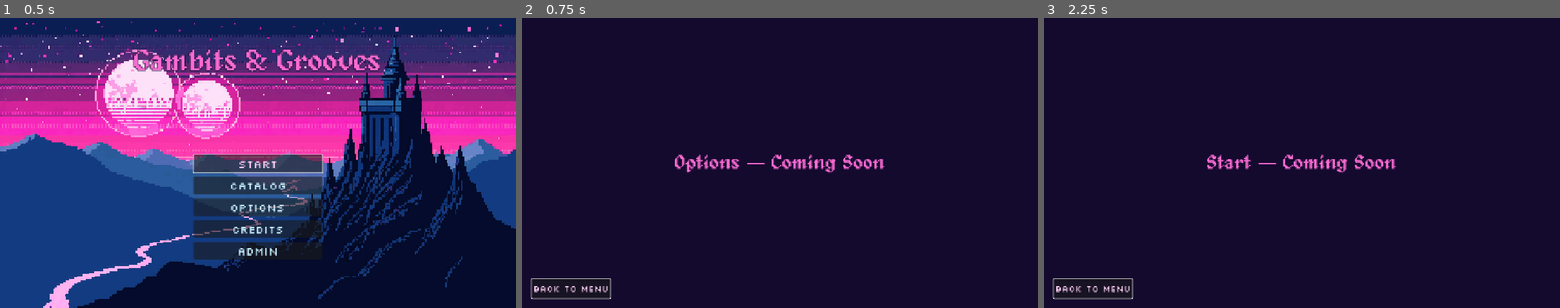
Above: before the commit, frames 1-3 (left to right).
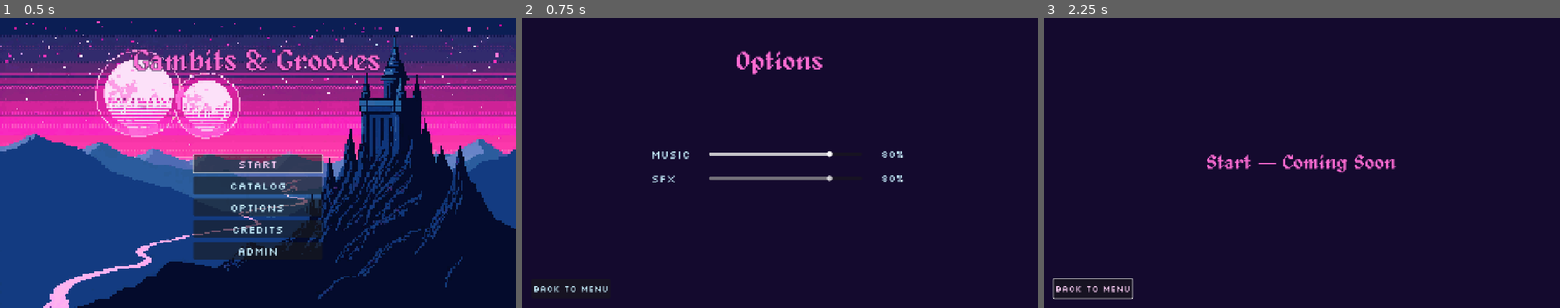
Above: after the commit, the same moments.

Repository: Kyle01/harmonic_gambit
Game: Godot game, scene res://scenes/ui/main_menu.tscn
Two runs of this game, one before a commit and one after it. Both use one fixed random seed, a clock stepped at 60 frames per second and the inputs below.
Inputs:
- Up to frame 1 (0.5 s): no input
- Up to frame 2 (0.75 s): click "Options" at 0.5 s
- Up to frame 3 (2.25 s): click "Back to Menu" at 1.25 s; click "Start" at 2 s

Frame 1 is identical in both runs. In frame 2, 2.6% of the frame differs, in the area x 1-74%, y 11-98%; in frame 3, nothing differs.

Commit message:
feat: options menu with music + sfx volume sliders
Replace options_placeholder with a real options screen. Two HSliders wired
to AudioSettings.set_music_volume / set_sfx_volume; percentage readouts
update live. Sliders load current values on _ready from AudioSettings, so
the UI reflects the persisted state after a restart. Back button + ui_cancel
return to the main menu (same pattern as placeholder_page.gd).

Co-Authored-By: Claude Opus 4.7 <noreply@anthropic.com>

Diff:
--- a/scenes/ui/main_menu.gd
+++ b/scenes/ui/main_menu.gd
@@ -11,7 +11,7 @@
 func _ready() -> void:
 	start_button.pressed.connect(_go.bind("res://scenes/ui/start_placeholder.tscn"))
 	catalog_button.pressed.connect(_go.bind("res://scenes/ui/catalog_placeholder.tscn"))
-	options_button.pressed.connect(_go.bind("res://scenes/ui/options_placeholder.tscn"))
+	options_button.pressed.connect(_go.bind("res://scenes/ui/options_menu.tscn"))
 	credits_button.pressed.connect(_go.bind("res://scenes/ui/credits_placeholder.tscn"))
 	admin_button.pressed.connect(_go.bind("res://scenes/ui/admin_placeholder.tscn"))
 	start_button.grab_focus()
--- /dev/null
+++ b/scenes/ui/options_menu.gd
@@ -0,0 +1,46 @@
+class_name OptionsMenu
+extends Control
+
+## Options screen. Music + SFX volume sliders backed by AudioSettings.
+## Changes apply live; AudioSettings persists each change to
+## user://settings.tres.
+
+@onready var music_slider: HSlider = $Rows/MusicRow/Slider
+@onready var music_readout: Label = $Rows/MusicRow/Readout
+@onready var sfx_slider: HSlider = $Rows/SFXRow/Slider
+@onready var sfx_readout: Label = $Rows/SFXRow/Readout
+@onready var back_button: Button = $BackButton
+
+
+func _ready() -> void:
+	music_slider.value = AudioSettings.get_music_volume()
+	sfx_slider.value = AudioSettings.get_sfx_volume()
+	_update_readout(music_readout, music_slider.value)
+	_update_readout(sfx_readout, sfx_slider.value)
+	music_slider.value_changed.connect(_on_music_changed)
+	sfx_slider.value_changed.connect(_on_sfx_changed)
+	back_button.pressed.connect(_back)
+	music_slider.grab_focus()
+
+
+func _unhandled_input(event: InputEvent) -> void:
+	if event.is_action_pressed("ui_cancel"):
+		_back()
+
+
+func _on_music_changed(value: float) -> void:
+	AudioSettings.set_music_volume(value)
+	_update_readout(music_readout, value)
+
+
+func _on_sfx_changed(value: float) -> void:
+	AudioSettings.set_sfx_volume(value)
+	_update_readout(sfx_readout, value)
+
+
+func _update_readout(label: Label, value: float) -> void:
+	label.text = "%d%%" % roundi(value * 100.0)
+
+
+func _back() -> void:
+	get_tree().change_scene_to_file("res://scenes/ui/main_menu.tscn")
--- /dev/null
+++ b/scenes/ui/options_menu.tscn
@@ -0,0 +1,128 @@
+[gd_scene load_steps=4 format=3]
+
+[ext_resource type="Script" path="res://scenes/ui/options_menu.gd" id="1_script"]
+[ext_resource type="FontFile" path="res://assets/fonts/alagard.ttf" id="2_title_font"]
+[ext_resource type="FontFile" path="res://assets/fonts/silkscreen.ttf" id="3_ui_font"]
+
+[node name="OptionsMenu" type="Control"]
+anchors_preset = 15
+anchor_right = 1.0
+anchor_bottom = 1.0
+grow_horizontal = 2
+grow_vertical = 2
+script = ExtResource("1_script")
+
+[node name="Background" type="ColorRect" parent="."]
+anchors_preset = 15
+anchor_right = 1.0
+anchor_bottom = 1.0
+grow_horizontal = 2
+grow_vertical = 2
+color = Color(0.08, 0.04, 0.18, 1)
+mouse_filter = 2
+
+[node name="TitleLabel" type="Label" parent="."]
+anchors_preset = 10
+anchor_right = 1.0
+offset_top = 60.0
+offset_bottom = 160.0
+grow_horizontal = 2
+theme_override_colors/font_color = Color(0.98, 0.42, 0.82, 1)
+theme_override_colors/font_outline_color = Color(0.12, 0.04, 0.22, 1)
+theme_override_constants/outline_size = 6
+theme_override_fonts/font = ExtResource("2_title_font")
+theme_override_font_sizes/font_size = 64
+text = "Options"
+horizontal_alignment = 1
+vertical_alignment = 1
+mouse_filter = 2
+
+[node name="Rows" type="VBoxContainer" parent="."]
+anchors_preset = 8
+anchor_left = 0.5
+anchor_top = 0.5
+anchor_right = 0.5
+anchor_bottom = 0.5
+offset_left = -320.0
+offset_top = -40.0
+offset_right = 320.0
+offset_bottom = 120.0
+grow_horizontal = 2
+grow_vertical = 2
+theme_override_constants/separation = 24
+
+[node name="MusicRow" type="HBoxContainer" parent="Rows"]
+layout_mode = 2
+theme_override_constants/separation = 24
+
+[node name="Label" type="Label" parent="Rows/MusicRow"]
+custom_minimum_size = Vector2(120, 0)
+layout_mode = 2
+theme_override_colors/font_color = Color(0.78, 0.94, 1, 1)
+theme_override_fonts/font = ExtResource("3_ui_font")
+theme_override_font_sizes/font_size = 28
+text = "Music"
+vertical_alignment = 1
+
+[node name="Slider" type="HSlider" parent="Rows/MusicRow"]
+custom_minimum_size = Vector2(380, 36)
+layout_mode = 2
+size_flags_vertical = 4
+max_value = 1.0
+step = 0.01
+
+[node name="Readout" type="Label" parent="Rows/MusicRow"]
+custom_minimum_size = Vector2(80, 0)
+layout_mode = 2
+theme_override_colors/font_color = Color(0.78, 0.94, 1, 1)
+theme_override_fonts/font = ExtResource("3_ui_font")
+theme_override_font_sizes/font_size = 24
+text = "80%"
+horizontal_alignment = 2
+vertical_alignment = 1
+
+[node name="SFXRow" type="HBoxContainer" parent="Rows"]
+layout_mode = 2
+theme_override_constants/separation = 24
+
+[node name="Label" type="Label" parent="Rows/SFXRow"]
+custom_minimum_size = Vector2(120, 0)
+layout_mode = 2
+theme_override_colors/font_color = Color(0.78, 0.94, 1, 1)
+theme_override_fonts/font = ExtResource("3_ui_font")
+theme_override_font_sizes/font_size = 28
+text = "SFX"
+vertical_alignment = 1
+
+[node name="Slider" type="HSlider" parent="Rows/SFXRow"]
+custom_minimum_size = Vector2(380, 36)
+layout_mode = 2
+size_flags_vertical = 4
+max_value = 1.0
+step = 0.01
+
+[node name="Readout" type="Label" parent="Rows/SFXRow"]
+custom_minimum_size = Vector2(80, 0)
+layout_mode = 2
+theme_override_colors/font_color = Color(0.78, 0.94, 1, 1)
+theme_override_fonts/font = ExtResource("3_ui_font")
+theme_override_font_sizes/font_size = 24
+text = "80%"
+horizontal_alignment = 2
+vertical_alignment = 1
+
+[node name="BackButton" type="Button" parent="."]
+anchors_preset = 2
+anchor_top = 1.0
+anchor_bottom = 1.0
+offset_left = 24.0
+offset_top = -72.0
+offset_right = 200.0
+offset_bottom = -24.0
+grow_vertical = 0
+theme_override_colors/font_color = Color(0.78, 0.94, 1, 1)
+theme_override_colors/font_hover_color = Color(1, 0.82, 0.98, 1)
+theme_override_colors/font_focus_color = Color(1, 0.82, 0.98, 1)
+theme_override_fonts/font = ExtResource("3_ui_font")
+theme_override_font_sizes/font_size = 22
+text = "Back to Menu"
--- a/scenes/ui/options_placeholder.tscn
+++ /dev/null
@@ -1,60 +0,0 @@
-[gd_scene load_steps=4 format=3]
-
-[ext_resource type="Script" path="res://scenes/ui/placeholder_page.gd" id="1_script"]
-[ext_resource type="FontFile" path="res://assets/fonts/alagard.ttf" id="2_title_font"]
-[ext_resource type="FontFile" path="res://assets/fonts/silkscreen.ttf" id="3_ui_font"]
-
-[node name="Placeholder" type="Control"]
-anchors_preset = 15
-anchor_right = 1.0
-anchor_bottom = 1.0
-grow_horizontal = 2
-grow_vertical = 2
-script = ExtResource("1_script")
-
-[node name="Background" type="ColorRect" parent="."]
-anchors_preset = 15
-anchor_right = 1.0
-anchor_bottom = 1.0
-grow_horizontal = 2
-grow_vertical = 2
-color = Color(0.08, 0.04, 0.18, 1)
-mouse_filter = 2
-
-[node name="TitleLabel" type="Label" parent="."]
-anchors_preset = 8
-anchor_left = 0.5
-anchor_top = 0.5
-anchor_right = 0.5
-anchor_bottom = 0.5
-offset_left = -400.0
-offset_top = -64.0
-offset_right = 400.0
-offset_bottom = 64.0
-grow_horizontal = 2
-grow_vertical = 2
-theme_override_colors/font_color = Color(0.98, 0.42, 0.82, 1)
-theme_override_colors/font_outline_color = Color(0.12, 0.04, 0.22, 1)
-theme_override_constants/outline_size = 4
-theme_override_fonts/font = ExtResource("2_title_font")
-theme_override_font_sizes/font_size = 48
-text = "Options — Coming Soon"
-horizontal_alignment = 1
-vertical_alignment = 1
-mouse_filter = 2
-
-[node name="BackButton" type="Button" parent="."]
-anchors_preset = 2
-anchor_top = 1.0
-anchor_bottom = 1.0
-offset_left = 24.0
-offset_top = -72.0
-offset_right = 200.0
-offset_bottom = -24.0
-grow_vertical = 0
-theme_override_colors/font_color = Color(0.78, 0.94, 1, 1)
-theme_override_colors/font_hover_color = Color(1, 0.82, 0.98, 1)
-theme_override_colors/font_focus_color = Color(1, 0.82, 0.98, 1)
-theme_override_fonts/font = ExtResource("3_ui_font")
-theme_override_font_sizes/font_size = 22
-text = "Back to Menu"
Not shown, added: scenes/ui/options_menu.gd.uid
